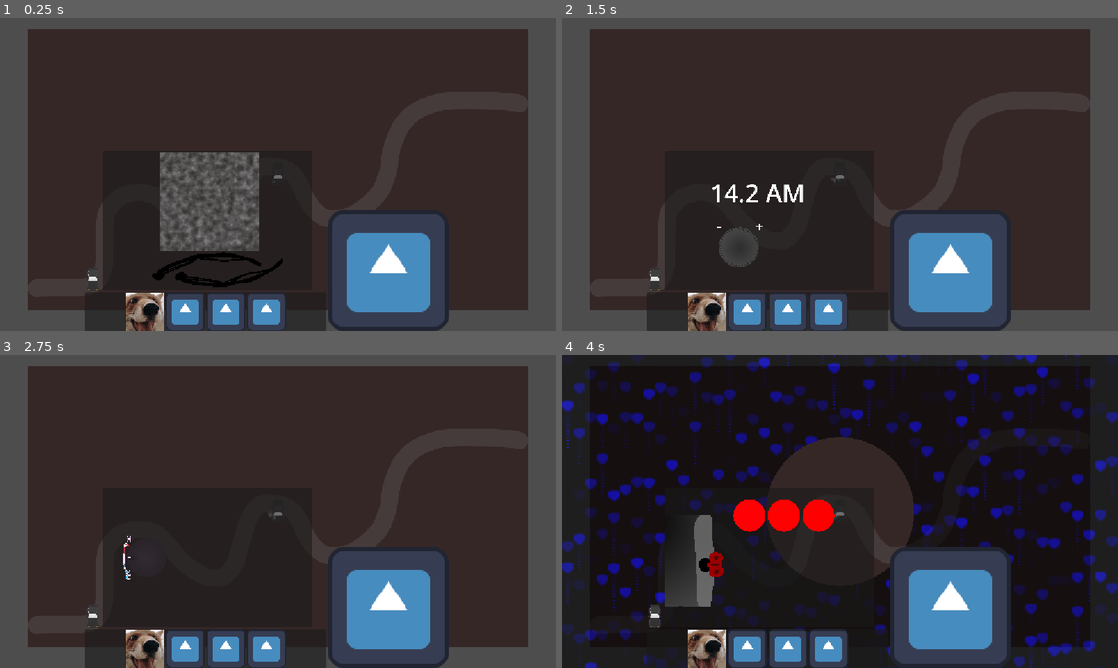
Above: before the commit, frames 1-4 (two rows, left to right).
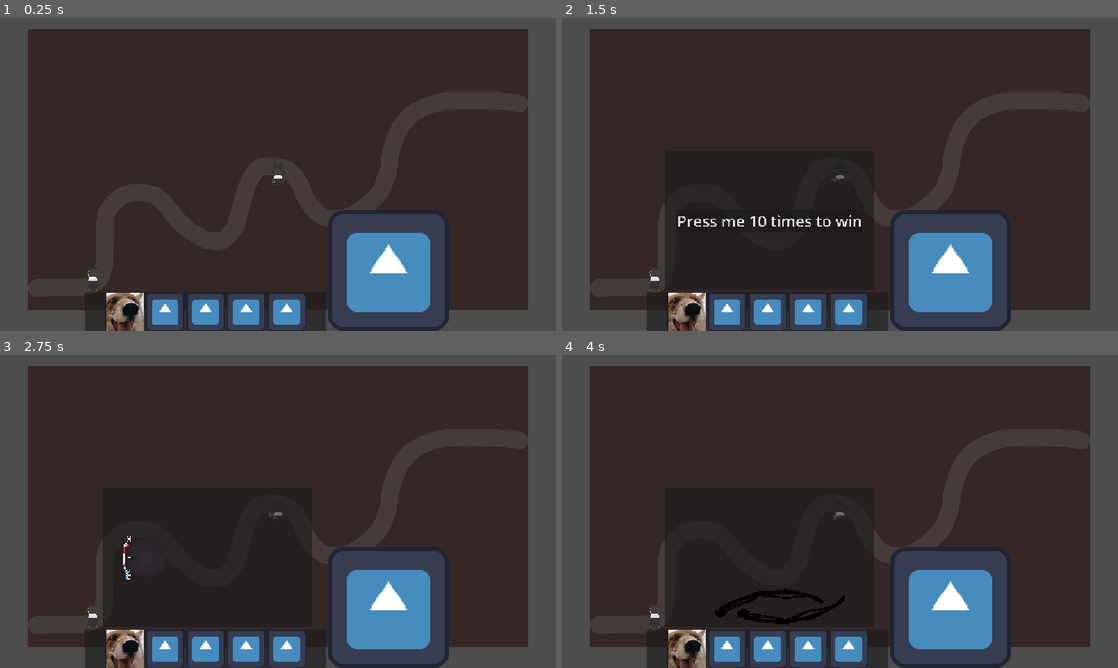
Above: after the commit, the same moments.

Repository: DBorgKiwami/game-jam-2
Game: Godot game, scene res://levels/testlevel.tscn
Same seed, same stepped clock (60 frames per second), same inputs: the game is played once before the commit and once after it. The engine's default icon, where the game draws it, is replaced by a stand-in: a white triangle on a blue panel in a dark square.
Inputs (mouse positions are in pixels of both pictures, inside the frame that each line leads up to; where the layout moved, square brackets give the same spot in the first picture):
- Up to frame 1 (0.25 s): no input
- Up to frame 2 (1.5 s): click (684, 312) [706, 312] at 0.5 s; click (728, 312) [745, 312] at 1.25 s
- Up to frame 3 (2.75 s): click (205, 649) [227, 649] at 2 s
- Up to frame 4 (4 s): click (806, 649) [828, 649] at 2.75 s; click (851, 649) at 3.52 s

The runs differ from the first frame. In frame 1, 9.8% of the frame differs, in the area x 18-57%, y 42-100%; in frame 2, 4.2%; in frame 3, 3.0%; in frame 4, 71%, in the area x 0-100%, y 0-100%.

Commit message:
Windshield minigame + hooked up tools/parts/minigames

Diff:
--- a/globals/car_stats.gd
+++ b/globals/car_stats.gd
@@ -7,40 +7,35 @@
 enum car_part {ENGINE, WHEEL, HEATING, RADIO, WINDSHIELD, AERIAL}
 			  # 0,      1,       2,      3,       4,        5
 var car_parts := {
-	"engine" = true,
-	"wheel" = true
-	#"heating" = true,
-	#"radio" = true,
-	#"windshield" = true,
+	"engine" = true, # breaks accel
+	"wheel" = true, # breaks turning
+	"heating" = true, # decr. health
+	"radio" = true, # breaks waypoint
+	"windshield" = true # fogs screen
 	#"aerial" = true
 }
 
 # called from player/car script when timer sets off
 func break_something():
-	var part_to_break = car_parts.keys().pick_random()
-	# if not broken, break it
-	if car_parts[part_to_break]:
-		car_parts[part_to_break] = false
-		print("breaking ", part_to_break)
-		SignalBus.broken_part.emit(car_parts.keys().find(part_to_break))
-	# else if everything is broken, exit
-	elif not true in car_parts.values(): return
-	else: break_something()
+	#var part_to_break = car_parts.keys()[4] # HARDCODE
+	# check from parts still intact
+	var intact = car_parts.keys().filter(func(p): return car_parts[p])
+	# if all broken, just return
+	if intact.is_empty():
+		print("everything is broken. nothing to break")
+		return
+	var part_to_break = intact.pick_random()
+	car_parts[part_to_break] = false
+	SignalBus.broken_part.emit(car_parts.keys().find(part_to_break))
 
 # broken part signal received: update respective flag
 func _break_part(index : int):
-	print("updating car stats, index: ", index, car_parts.keys()[index])
-	match index:
-		car_part.ENGINE:
-			car_parts["engine"] = false
-		car_part.WHEEL:
-			car_parts["wheel"] = false
+	var part = car_parts.keys()[index]
+	car_parts[part] = false
+	print("broken ", part, "! index: ", index, ": ", car_parts.keys()[index])
 
 # fixed part signal received: update respective flag
 func _fix_part(index : int):
-	print("fixed part!")
-	match index:
-		car_part.ENGINE:
-			car_parts["engine"] = true
-		car_part.WHEEL:
-			car_parts["wheel"] = true
+	var part = car_parts.keys()[index]
+	car_parts[part] = true
+	print("fixed ", part, "! index: ", index, ": ", car_parts.keys()[index])
--- a/levels/testlevel.tscn
+++ b/levels/testlevel.tscn
@@ -5,11 +5,12 @@
 [ext_resource type="PackedScene" uid="uid://pw02kfhir1h5" path="res://storm/storm.tscn" id="1_t3dhk"]
 [ext_resource type="Texture2D" uid="uid://0al4tqwcq5xa" path="res://images/basic_level.png" id="3_hb8io"]
 [ext_resource type="Texture2D" uid="uid://b41nogyg4jk2m" path="res://images/level_area_mask.png" id="4_t3dhk"]
+[ext_resource type="Texture2D" uid="uid://dignekr3rbv8n" path="res://images/dirt_texture.png" id="6_l0kak"]
 
 [node name="Testlevel" type="Node2D" unique_id=1543706350]
 
 [node name="Storm" parent="." unique_id=1438828153 instance=ExtResource("1_t3dhk")]
-shrinkSpeed = 500.0
+shrinkSpeed = 50.0
 
 [node name="Toolbar" parent="." unique_id=1357045452 instance=ExtResource("1_hb8io")]
 
@@ -34,5 +35,10 @@
 scale = Vector2(3, 3)
 polygon = PackedVector2Array(569, -230, 555, -234, 555, -235.5, 368.40002, -235.5, 345.90002, -229.5, 342.59998, -229.5 …(2583 unchanged characters)…
 
+[node name="DirtTexture" type="Sprite2D" parent="." unique_id=1659279530]
+position = Vector2(33.000008, -24.999992)
+scale = Vector2(7.12, 7.12)
+texture = ExtResource("6_l0kak")
+
 [connection signal="body_entered" from="LevelArea2D" to="Car" method="_on_level_area_2d_body_entered"]
 [connection signal="body_exited" from="LevelArea2D" to="Car" method="_on_level_area_2d_body_exited"]
--- a/minigames/dial.gd
+++ b/minigames/dial.gd
@@ -21,7 +21,7 @@
 		beingClicked = false
 
 	if rotation_degrees > -57:
-		SignalBus.emit_signal("part_repaired", 1)
+		SignalBus.emit_signal("part_repaired", CarStats.car_part.RADIO)
 		has_mouse = false
 		beingClicked = false
 		rotation_degrees = -90
--- a/minigames/engines.gd
+++ b/minigames/engines.gd
@@ -44,7 +44,7 @@
 	for i in range(rips % 3):
 		lightIndicators.get_child(i).modulate = Color(0,255,0)
 	if rips >= 3:
-		SignalBus.emit_signal("part_repaired", 3)
+		SignalBus.emit_signal("part_repaired", CarStats.car_part.ENGINE)
 		ripcord.position = ripcordOrigin
 		for child in lightIndicators.get_children():
 			child.modulate = Color(255,0,0)
--- a/minigames/radio.gd
+++ b/minigames/radio.gd
@@ -65,6 +65,6 @@
 
 func _on_timer_timeout() -> void:
 	print("Hi")
-	SignalBus.emit_signal("part_repaired", 2)
+	SignalBus.emit_signal("part_repaired", CarStats.car_part.RADIO)
 	inputNumber = 2
 	pass # Replace with function body.
--- a/minigames/windshield.gd
+++ b/minigames/windshield.gd
@@ -13,10 +13,17 @@
 var started := false
 var fog_tween: Tween
 
-func reset() -> void:
-	if fog_tween: fog_tween.kill()
-	fog.modulate.a = 1.0
-	started = false
+func _ready() -> void:
+	SignalBus.connect("broken_part", reset)
+
+func reset(tool_idx : int) -> void:
+	# reset if windshield is acc broken
+	print("here")
+	if !CarStats.car_parts["windshield"]:
+		print("resetting")
+		if fog_tween: fog_tween.kill()
+		fog.modulate.a = 1.0
+		started = false
 
 func _on_area_2d_mouse_entered() -> void:
 	wshield_has_mouse = true
@@ -45,5 +52,4 @@
 		fog_tween = create_tween()
 		fog_tween.tween_property(fog, "modulate:a", target, 0.1)
 		if target <= 0:
-			SignalBus.part_repaired.emit(0)
-			reset()
+			SignalBus.part_repaired.emit(CarStats.car_part.WINDSHIELD)
--- a/minigames/windshield.tscn
+++ b/minigames/windshield.tscn
@@ -65,6 +65,7 @@
 mouse_filter = 2
 
 [node name="Fog" type="Sprite2D" parent="." unique_id=1711576771]
+modulate = Color(1, 1, 1, 0)
 position = Vector2(12, -99)
 texture = ExtResource("3_7pmbe")
 
--- a/player/player.gd
+++ b/player/player.gd
@@ -27,7 +27,9 @@
 var forwardSpeed : float = 0
 var turningSpeed : float = 0
 
+@onready var dirt_texture: Sprite2D = $"../DirtTexture"
 #func _ready() -> void:
+	#dirt_texture.modulate.a = 0.0
 	#SignalBus.connect("broken_part", _break_part)
 
 #func _break_part(index : int):
@@ -41,13 +43,20 @@
 	sprite.rotate(turningSpeed * delta)
 	particleEffectPivotPoint.rotate(turningSpeed * delta)
 
+# Decrease player health/warm if in storm or heater is off
 var t := 0.0
 func _process(delta: float) -> void:
 	t = delta * 0.025
-	if inStorm:
+	if inStorm or !CarStats.car_parts["heating"]:
 		PlayerStats.health = lerp(PlayerStats.health, 0.0, t)
 	else:
 		PlayerStats.health = lerp(PlayerStats.health, 100.0, t)
+	if !CarStats.car_parts["windshield"]:
+		dirt_texture.modulate.a = 1.0
+		#dirt_texture.modulate.a = lerp(dirt_texture.modulate.a, 1.0, t)
+	else:
+		dirt_texture.modulate.a = 0.0
+		#dirt_texture.modulate.a = lerp(dirt_texture.modulate.a, 0.0, t)
 
 func _physics_process(delta: float) -> void:#
 	# Check if player is breaking
@@ -123,6 +132,7 @@
 	#print(velocity)
 
 func _on_timer_timeout() -> void:
+	print("timer out!")
 	CarStats.break_something()
 
 func _on_level_area_2d_body_exited(body: Node2D) -> void:
--- a/player/playercar.tscn
+++ b/player/playercar.tscn
@@ -108,7 +108,7 @@
 process_material = SubResource("ParticleProcessMaterial_57qmd")
 
 [node name="Timer" type="Timer" parent="." unique_id=1379835781]
-wait_time = 30.0
+wait_time = 10.0
 autostart = true
 
 [connection signal="timeout" from="Timer" to="." method="_on_timer_timeout"]
--- a/ui/toolbar.tscn
+++ b/ui/toolbar.tscn
@@ -97,7 +97,6 @@
 stretch_mode = 5
 
 [node name="Tool5" type="TextureButton" parent="ToolbarAndWheel/Toolbar/BtnContainer" unique_id=1461788804]
-visible = false
 custom_minimum_size = Vector2(80, 80)
 custom_maximum_size = Vector2(80, 80)
 layout_mode = 2
@@ -117,18 +116,19 @@
 scale = Vector2(0.4, 0.4)
 transform = Transform2D(0.4, 0, 0, 0.4, 430, 420)
 
-[node name="Windshield" parent="MinigameContainer" unique_id=498169465 instance=ExtResource("9_m6d4s")]
-
-[node name="Radio" parent="MinigameContainer" unique_id=1467513764 instance=ExtResource("5_e376i")]
-visible = false
-
-[node name="Heater" parent="MinigameContainer" unique_id=1334399775 instance=ExtResource("6_4dapg")]
-visible = false
-
 [node name="Engine" parent="MinigameContainer" unique_id=1211425801 instance=ExtResource("8_vh3at")]
 visible = false
 
 [node name="Testminigame" parent="MinigameContainer" unique_id=1738096528 instance=ExtResource("2_gb7al")]
 visible = false
 
+[node name="Heater" parent="MinigameContainer" unique_id=1334399775 instance=ExtResource("6_4dapg")]
+visible = false
+
+[node name="Radio" parent="MinigameContainer" unique_id=1467513764 instance=ExtResource("5_e376i")]
+visible = false
+
+[node name="Windshield" parent="MinigameContainer" unique_id=498169465 instance=ExtResource("9_m6d4s")]
+visible = false
+
 [connection signal="pressed" from="ToolbarAndWheel/Toolbar/Return" to="." method="_on_return_pressed"]
